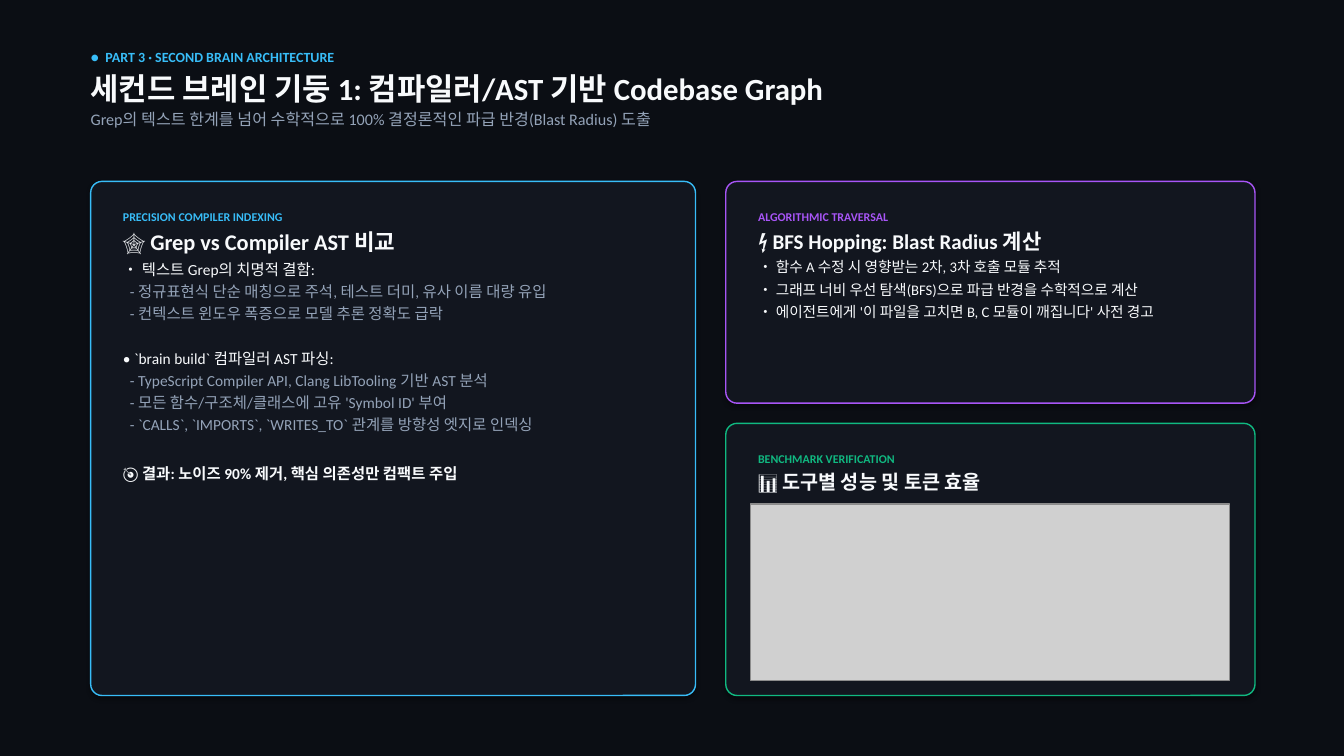
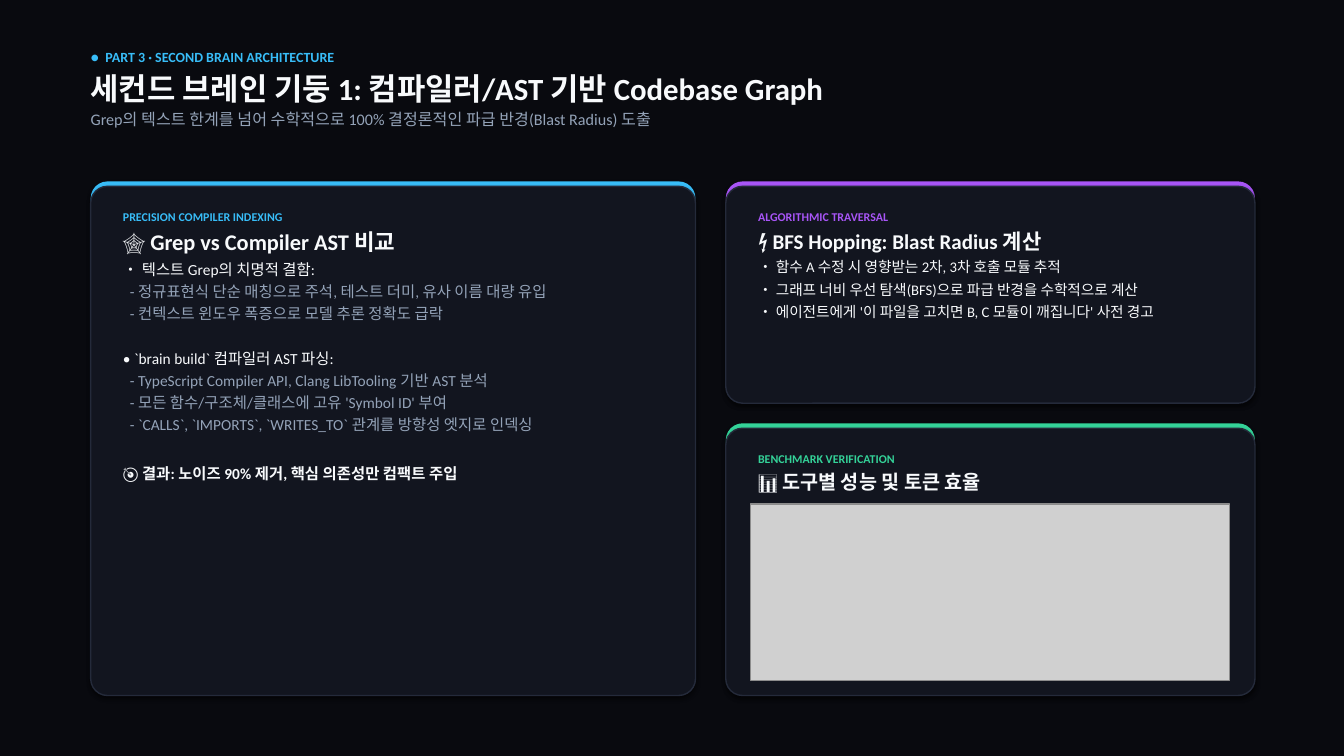
Before and after one commit to KIHOKIL/MyWiki, a slide deck: slide 4 of _sources/Study/AI-Lectures/실밸개발자/20261108_2ndBrain_and_Eval/08_Bento_Grid_Presentation.pptx. Drawn at 1344x756 pixels with LibreOffice and Linux fonts; fonts in the diff are those of the drawing; grey boxes stand for pictures. Boxes give left, top, right and bottom in pixels: in the first picture for what was removed or moved away, otherwise in the second. Text is boxed around its words. In the diff, an @@ line names an element or a change of style, - is before the commit and + after.

Commit message:
style(presentation): implement CSS-like curved top/left Bento accent borders via concentric rounded shapes

```diff
--- a/_sources/Study/AI-Lectures/실밸개발자/20261108_2ndBrain_and_Eval/08_Bento_Grid_Presentation.pptx
+++ b/_sources/Study/AI-Lectures/실밸개발자/20261108_2ndBrain_and_Eval/08_Bento_Grid_Presentation.pptx
@@ rectangle at bbox=[0, 0, 1344, 756]: fill #0B0E14 to #090A0F @@
@@ rounded rectangle at bbox=[91, 181, 696, 696]: fill #12161F to #38BDF8; outline #38BDF8 1 pt to none; proportions changed @@
@@ rounded rectangle added at bbox=[91, 187, 696, 696], fill #12151F, outline #242A3A 1 pt @@
@@ rounded rectangle at bbox=[726, 181, 1255, 403]: fill #12161F to #A855F7; outline #A855F7 1 pt to none; proportions changed @@
@@ rounded rectangle added at bbox=[726, 187, 1255, 403], fill #12151F, outline #242A3A 1 pt @@
@@ rounded rectangle at bbox=[726, 423, 1255, 696]: fill #12161F to #34D399; outline #10B981 1 pt to none; proportions changed @@
@@ rounded rectangle added at bbox=[726, 429, 1255, 696], fill #12151F, outline #242A3A 1 pt @@
@@ text at bbox=[758, 455, 895, 463]: text colour #10B981 to #34D399 in "BENCHMARK VERIFICATION" @@
```
Also in this commit, not shown: 7 other slides changed, 9 other files.
